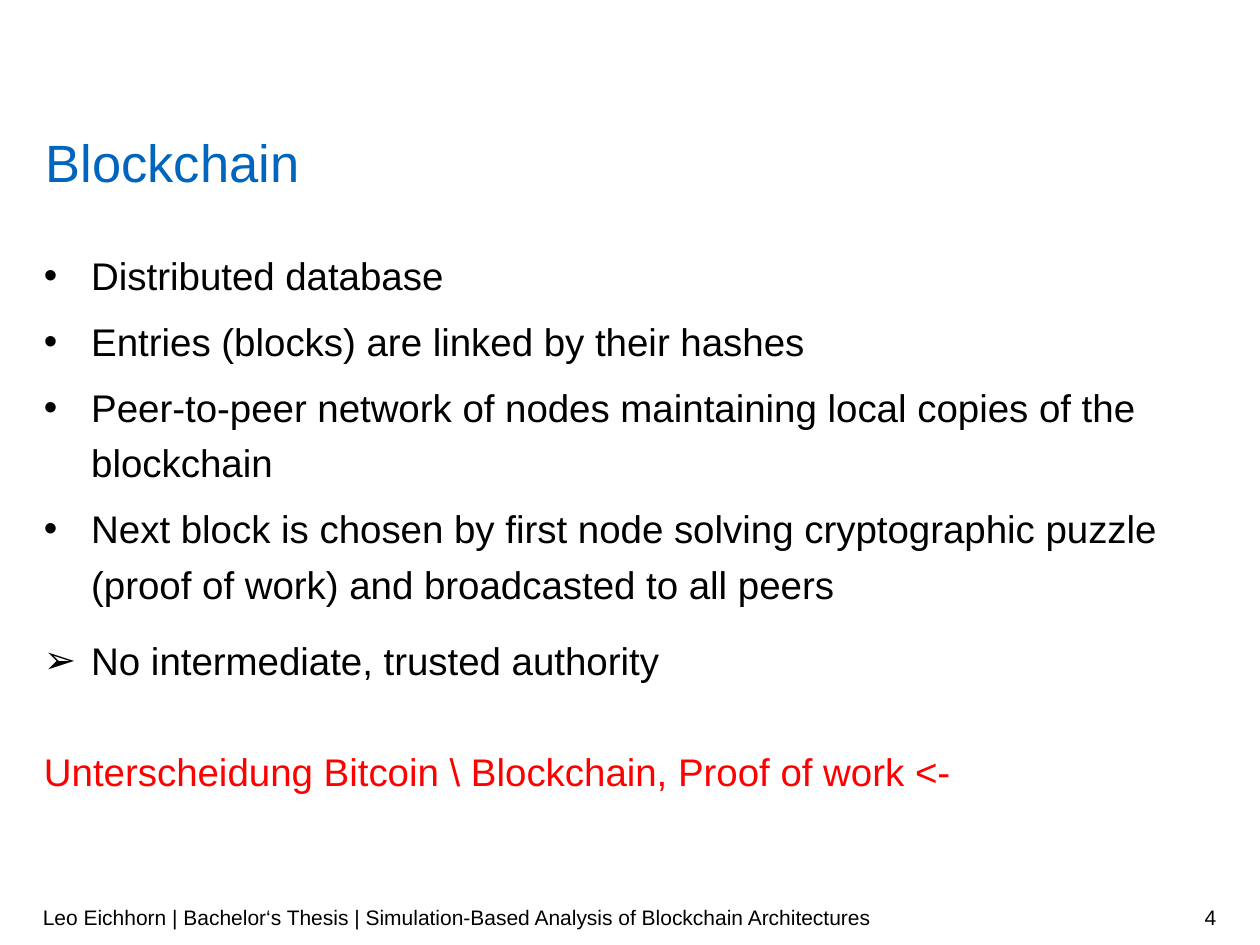
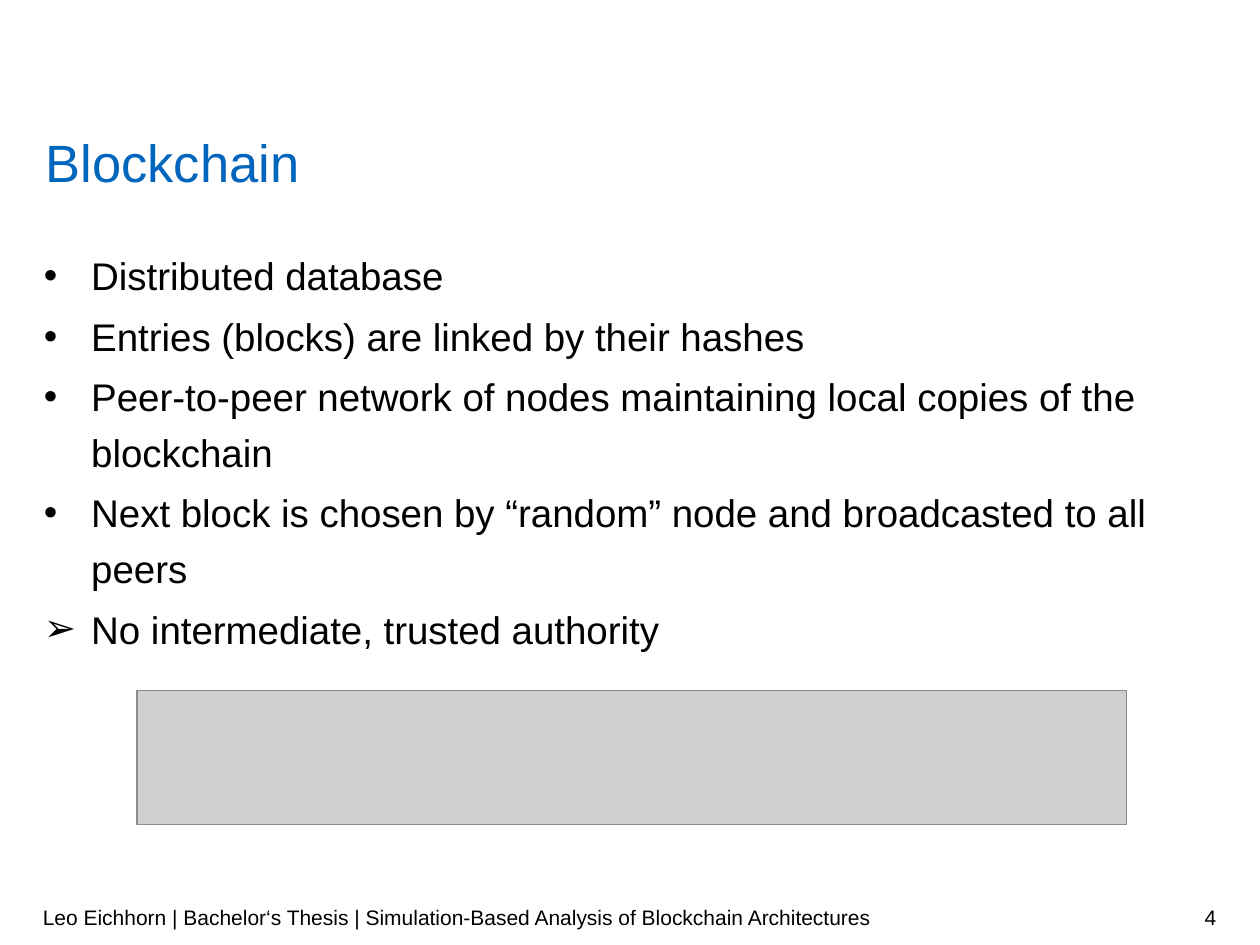
Before and after one commit to LeoEichhorn/Blockchain, a slide deck: slide 4 of Presentation/Blockchain.pptx. Drawn at 1260x945 pixels with LibreOffice and Linux fonts; fonts in the diff are those of the drawing; grey boxes stand for pictures; background and template pictures are left out. Boxes give left, top, right and bottom in pixels: in the first picture for what was removed or moved away, otherwise in the second. Text is boxed around its words. In the diff, an @@ line names an element or a change of style, - is before the commit and + after.

```diff
--- a/Presentation/Blockchain.pptx
+++ b/Presentation/Blockchain.pptx
@@ text at [91, 262, 1135, 468]: less space between paragraphs @@
@@ text at [91, 499, 1145, 591]: text changed @@
-• Next block is chosen by first node solving cryptographic puzzle (proof of work) and broadcasted to all peers
+• Next block is chosen by “random” node and broadcasted to all peers
@@ picture added at [137, 690, 1126, 824] @@
@@ text at [44, 758, 904, 794]: paragraph removed @@
-Unterscheidung Bitcoin \ Blockchain, Proof of work <-
```
Also in this commit, not shown: 8 other slides changed, 27 slides added, 34 other files.
